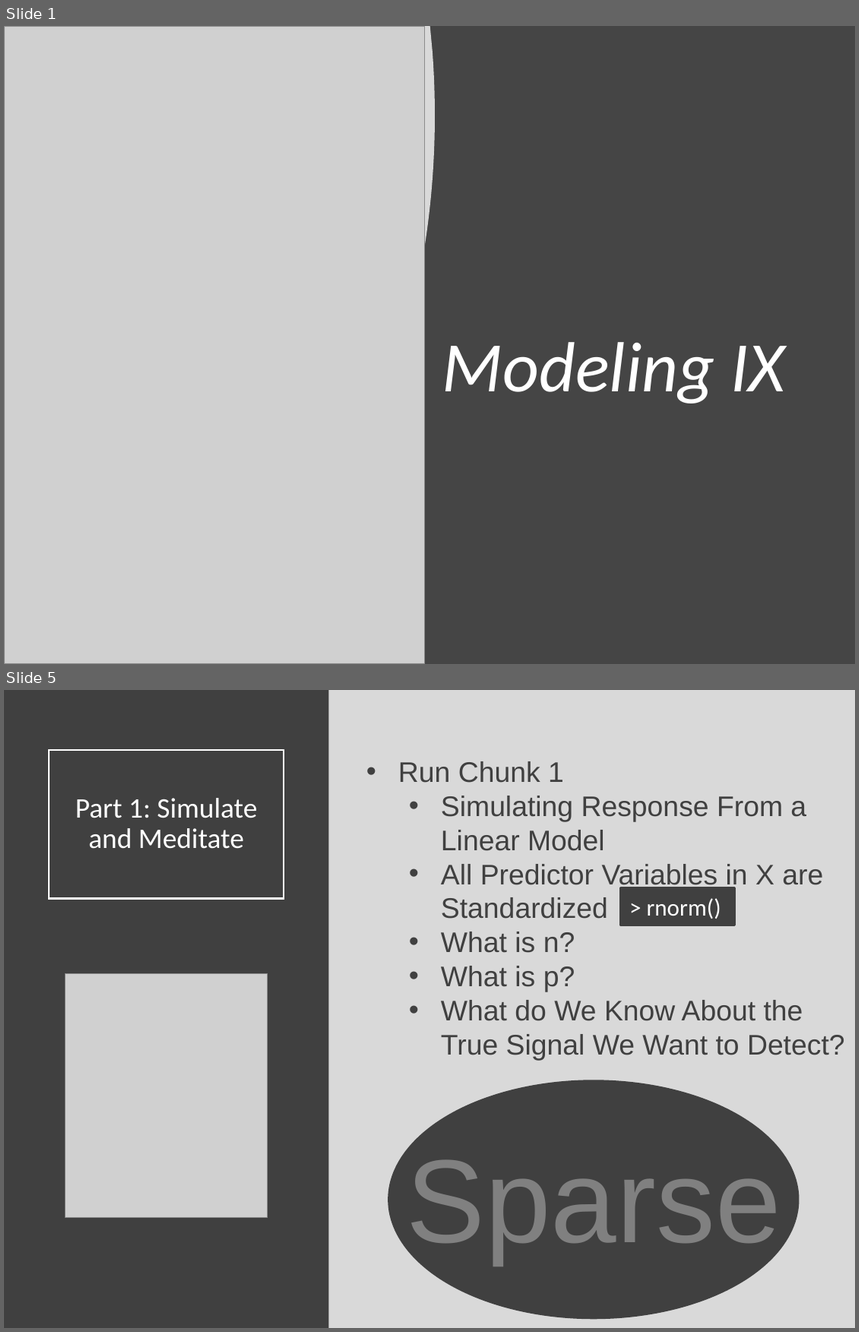
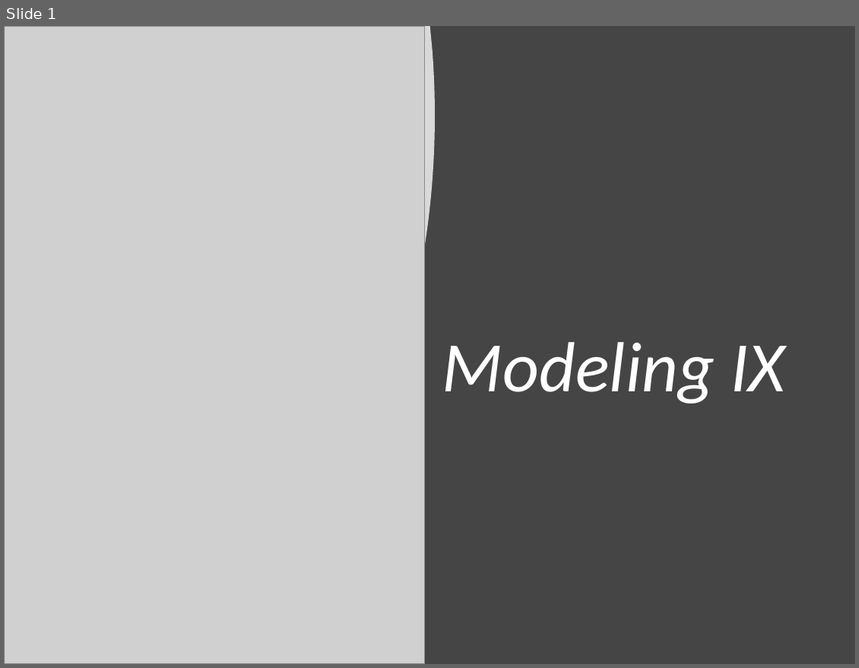
Before and after one commit to Yixf-Self/STOR320_WEBSITE, a slide deck: Lecture/Lecture 31/Lecture 31.pptx. Shown one above the other, each under a label of ours: slides 1 and 5 before the commit, slide 1 after it; the slides between them are not shown. The pictures are 859x1332 and 859x668 pixels, drawn with LibreOffice and Linux fonts; fonts in the diff are those of the drawing; grey boxes stand for pictures. Boxes give left, top, right and bottom in pixels: in the first picture for what was removed or moved away, otherwise in the second. Text is boxed around its words. In the diff, an @@ line names an element or a change of style, - is before the commit and + after.

```diff
--- a/Lecture/Lecture 31/Lecture 31.pptx
+++ b/Lecture/Lecture 31/Lecture 31.pptx
@@ slide 5 removed at [4,690,855,1328], background #D9D9D9 @@
@@ rectangle removed at [4,690,329,1328] @@
@@ title removed at [49,749,284,898] @@
-Part 1: Simulate and Meditate
@@ text removed at [398,761,845,1060] @@
-• Run Chunk 1
-  • Simulating Response From a Linear Model
-  • All Predictor Variables in X are Standardized
-  • What is n?
-  • What is p?
-  • What do We Know About the True Signal We Want to Detect?
@@ rectangle removed at [621,888,734,926] @@
-> rnorm()
@@ picture removed at [66,973,267,1217] @@
@@ ellipse removed at [388,1080,799,1319] @@
@@ text removed at [407,1149,781,1265] @@
-Sparse
```
Also in this commit, not shown: 5 slides changed, 7 slides added, 15 other slides removed, 6 other files.
